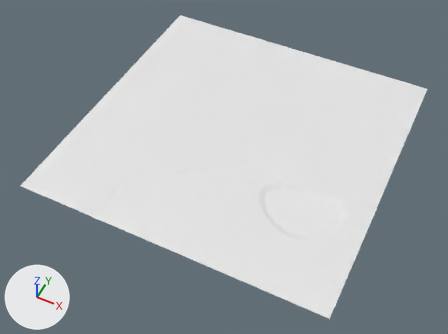
A saved change to the FBX model Assets/Models/Ground.fbx.
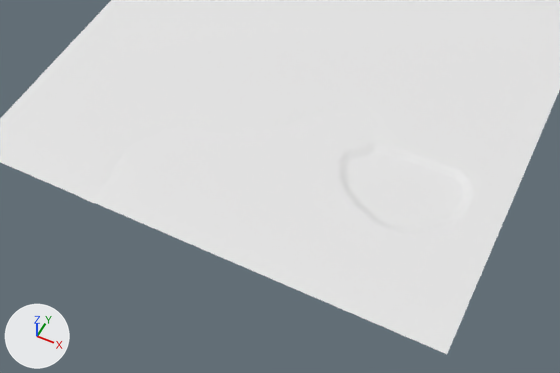
There are two pictures of each version: one whole from a 50 mm camera at (121.0, -263.0, 291.0) aimed at (-2.0, -18.0, -16.0), one close up on the part from 9% to 90% of the width and 26% to 99% of the height. The axes (+X, +Y, +Z) are drawn at lower left. The lights are the same throughout. The older version's two pictures come first. Where no turn or scale is listed for an object, it has been applied to the vertices.
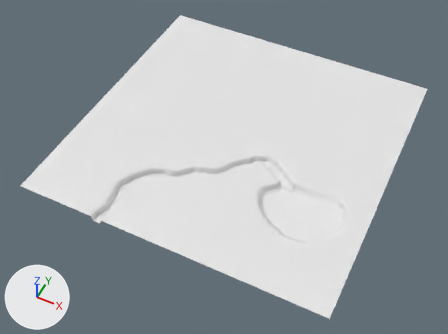
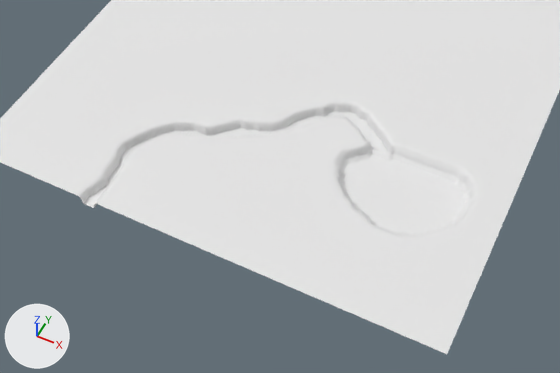
Patch to the scene script:
```diff
--- a/Assets/Models/Ground.fbx.py
+++ b/Assets/Models/Ground.fbx.py
@@ me_plane @@
 # used by ob_plane; location = (0.0, 0.0, 0.0)
-me_plane.from_pydata(...)  # 14884 vertices, 14641 faces; spans x -100.0..100.0, y -100.0..100.0, z -1.0..0.0
+me_plane.from_pydata(...)  # 17045 vertices, 16717 faces; spans x -100.0..100.0, y -100.0..100.0, z -5.0..0.0
+# me_plane part 1: 415 vertices moved from x -47.0..85.0, y -100.0..-11.0, z -1.0..0.0 to x -48.0..85.0, y -100.0..-10.0, z -5.0..0.0; 533 vertices removed from x -47.0..85.0, y -97.0..-11.0, z -1.0..0.0; 2694 vertices added at x -49.0..85.0, y -100.0..-9.0, z -5.0..0.0
```

Location of each change, [x1, y1, x2, y2] in pixels of the close-ups (560 x 373 px):
part 1 of me_plane, cut back
    before: [78, 101, 478, 239]
    after: [75, 100, 478, 239]
